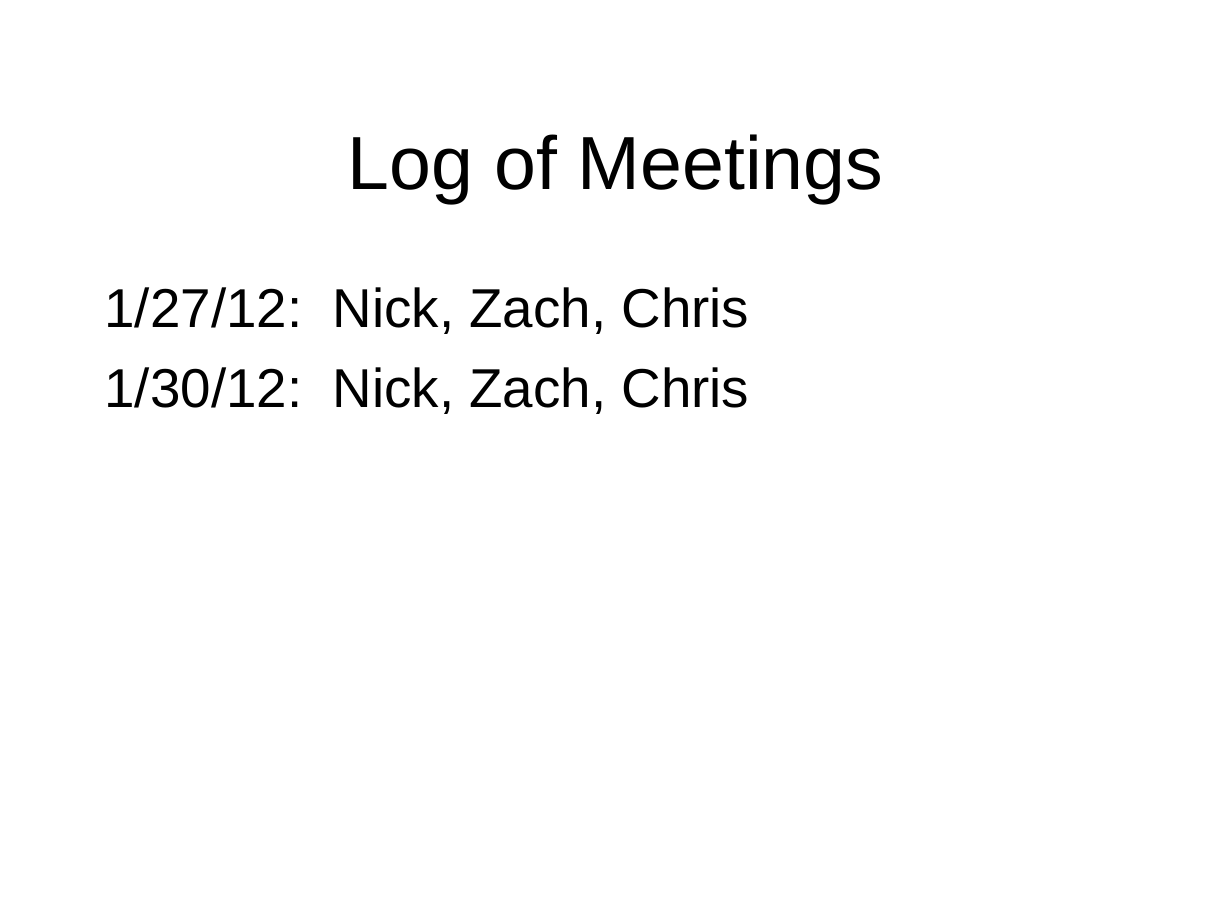
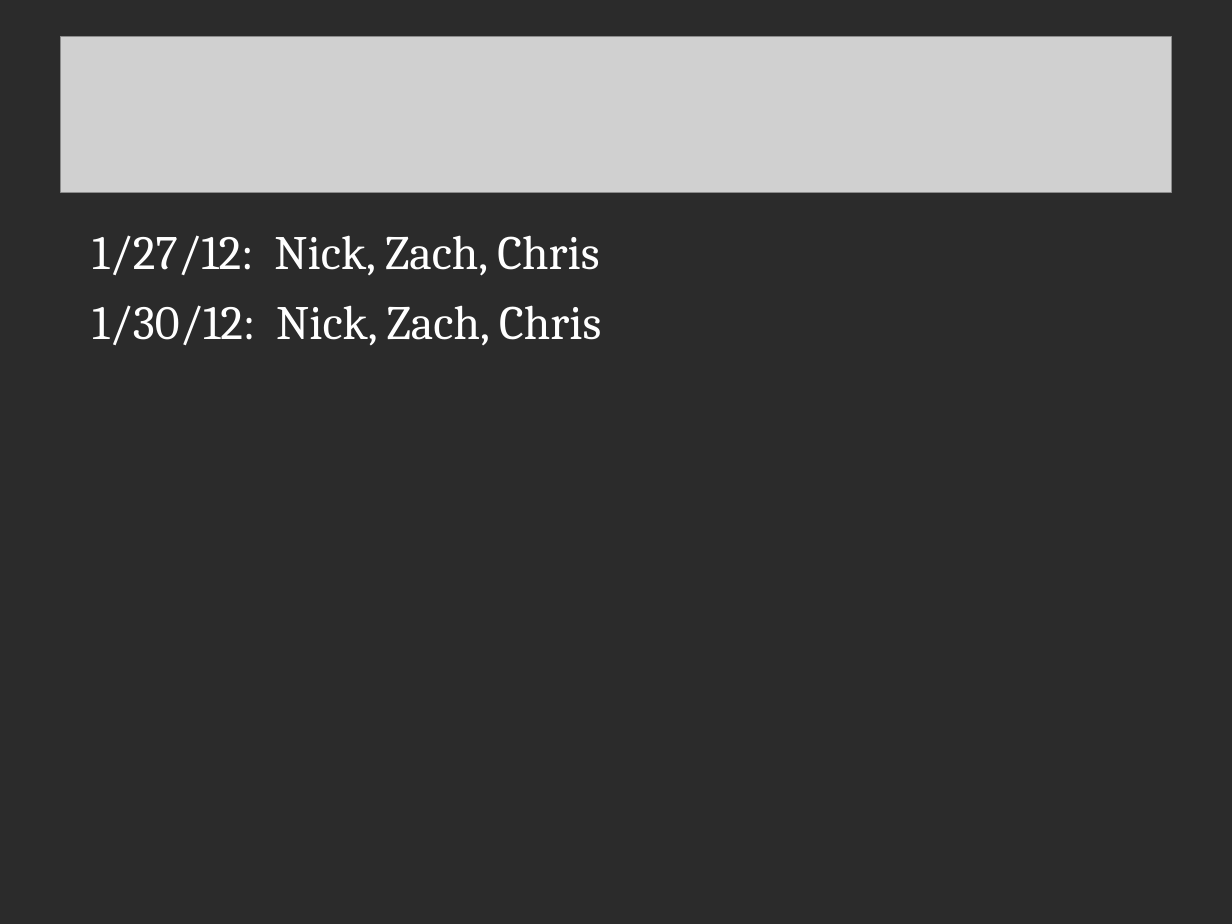
Before and after one commit to csce3513/Team3, a slide deck: slide 10 of Dawn of The Sticks.ppt. Drawn at 1232x924 pixels with LibreOffice and Linux fonts; fonts in the diff are those of the drawing; grey boxes stand for pictures; background and template pictures are left out; a plain dark background stands for a picture behind light text. Boxes give left, top, right and bottom in pixels: in the first picture for what was removed or moved away, otherwise in the second. Text is boxed around its words. In the diff, an @@ line names an element or a change of style, - is before the commit and + after.

```diff
--- a/Dawn of The Sticks.ppt
+++ b/Dawn of The Sticks.ppt
@@ background #FFFFFF to picture (left out) @@
@@ picture added at [60,36,1170,192] @@
@@ title removed at [348,134,883,203] @@
-Log of Meetings
@@ text "1/27/12: Nick, Zach, Chris": place and size @@
-text "1/27/12: Nick, Zach, Chris" at [105,287,749,414]
+text "1/27/12: Nick, Zach, Chris" at [92,235,601,345]
@@ text "1/27/12: Nick, Zach, Chris" at [92,235,601,345]: size 32 to 28 pt, font Arial to Cambria, text colour #000000 to #FFFFFF; indent changed; less space between paragraphs @@
```
Also in this commit, not shown: 6 other slides changed, 2 slides added, 2 slides removed, 3 other files.
